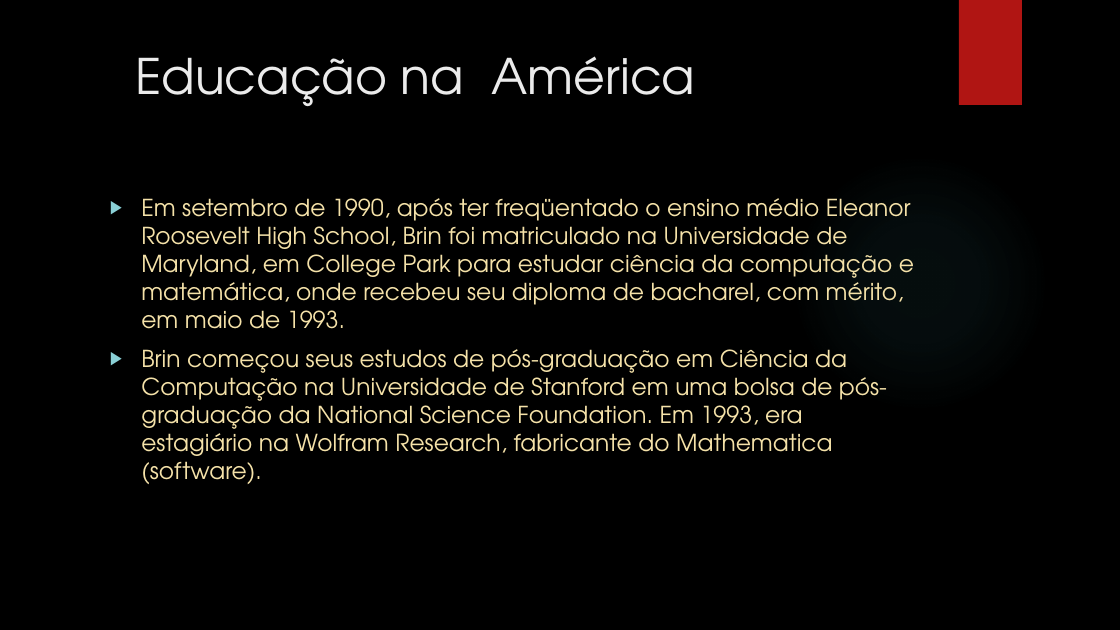
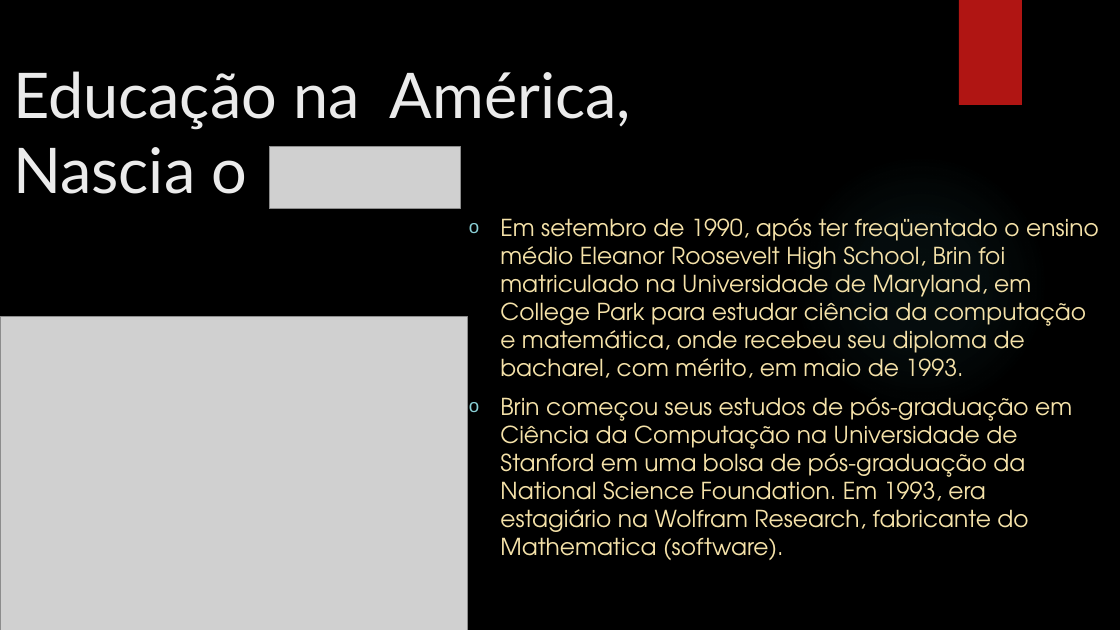
Before and after one commit to RodolfoGregLima/ExercicioGit, a slide deck: slide 5 of Sergey Brin.pptx. Drawn at 1120x630 pixels with LibreOffice and Linux fonts; fonts in the diff are those of the drawing; grey boxes stand for pictures; background and template pictures are left out. Boxes give left, top, right and bottom in pixels: in the first picture for what was removed or moved away, otherwise in the second. Text is boxed around its words. In the diff, an @@ line names an element or a change of style, - is before the commit and + after.

```diff
--- a/Sergey Brin.pptx
+++ b/Sergey Brin.pptx
@@ title at <box>13,71,631,194</box>: text changed; size 42 to 54 pt; font TeX Gyre Adventor to Lato @@
-Educação na América
+Educação na América,
+Nascia o
@@ picture added at <box>269,146,460,208</box> @@
@@ text "Em setembro de 1990, após ...": place and size @@
-text "Em setembro de 1990, após ..." at <box>141,198,914,484</box>
+text "Em setembro de 1990, após ..." at <box>500,218,1099,560</box>
@@ text "Em setembro de 1990, após ..." at <box>500,218,1099,560</box>: bullet ▶ to o @@
@@ picture added at <box>0,317,468,630</box> @@
```
Also in this commit, not shown: 1 other slide changed.
